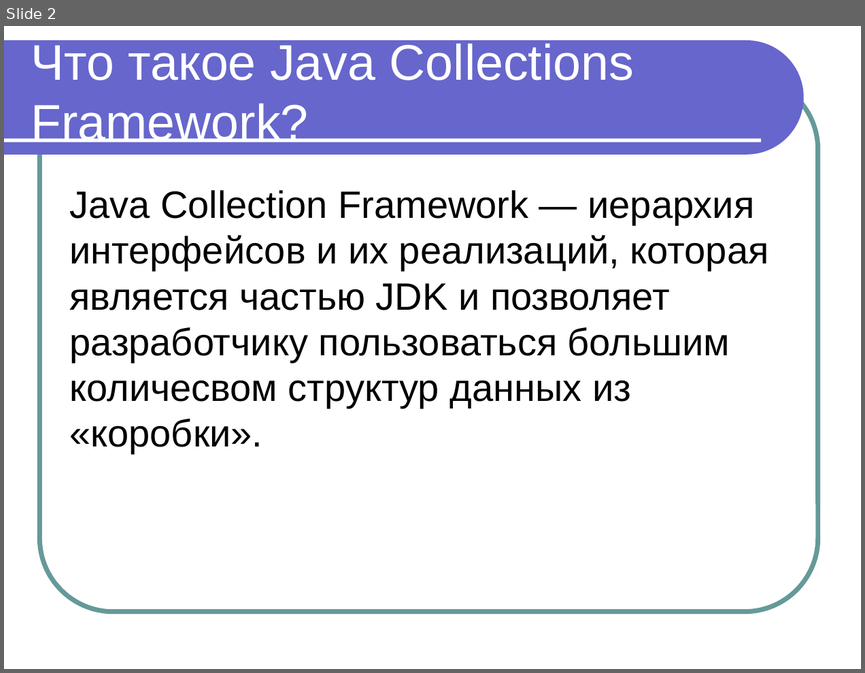
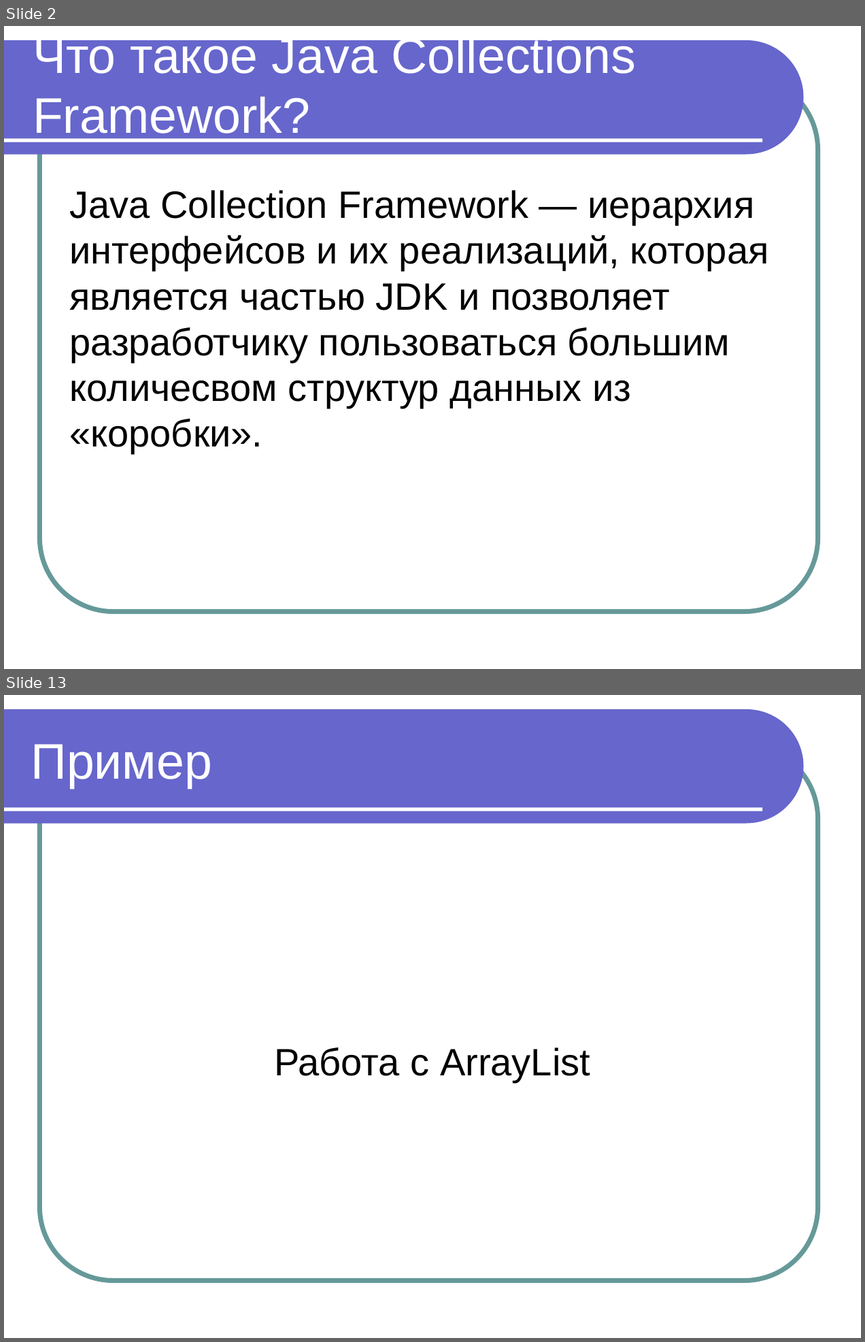
Before and after one commit to maxchv/JavaLessons, a slide deck: Lesson10/JavaCollections.ppt. Shown one above the other, each under a label of ours: slide 2 before the commit, slides 2 and 13 after it; the slides between them are not shown. The pictures are 865x673 and 865x1342 pixels, drawn with LibreOffice and Linux fonts; fonts in the diff are those of the drawing. Boxes give left, top, right and bottom in pixels: in the first picture for what was removed or moved away, otherwise in the second. Text is boxed around its words. In the diff, an @@ line names an element or a change of style, - is before the commit and + after.

```diff
--- a/Lesson10/JavaCollections.ppt
+++ b/Lesson10/JavaCollections.ppt
@@ slide 13 added at [4, 695, 861, 1338], background #FFFFFF; not listed: 3 template elements that a slide beside it also shows @@
@@ title added at [31, 744, 212, 788], 42 pt, text #FFFFFF @@
+Пример
@@ subtitle added at [274, 1047, 590, 1083], 32 pt, text #000000 @@
+Работа с ArrayList
@@ slide 2 changed as well @@
@@ text "Что такое Java Collections Framework?" rewrapped from [31, 43, 634, 142] to [33, 33, 636, 142] @@
```
Also in this commit, not shown: 40 other slides added.
